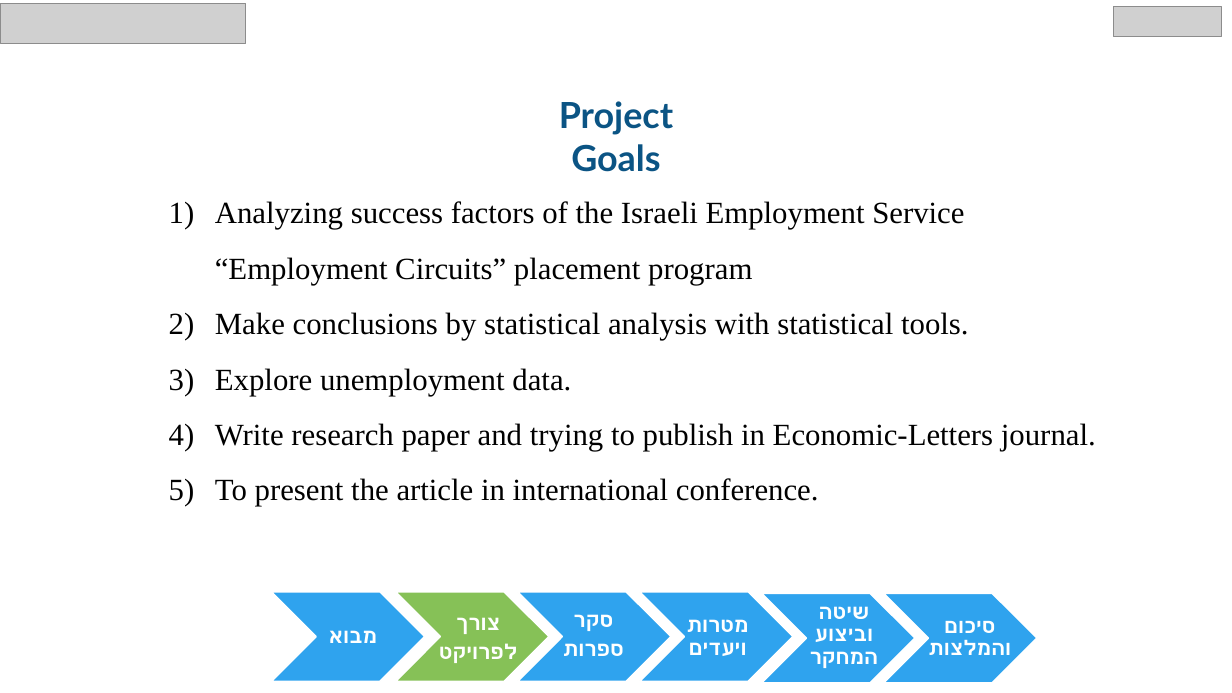
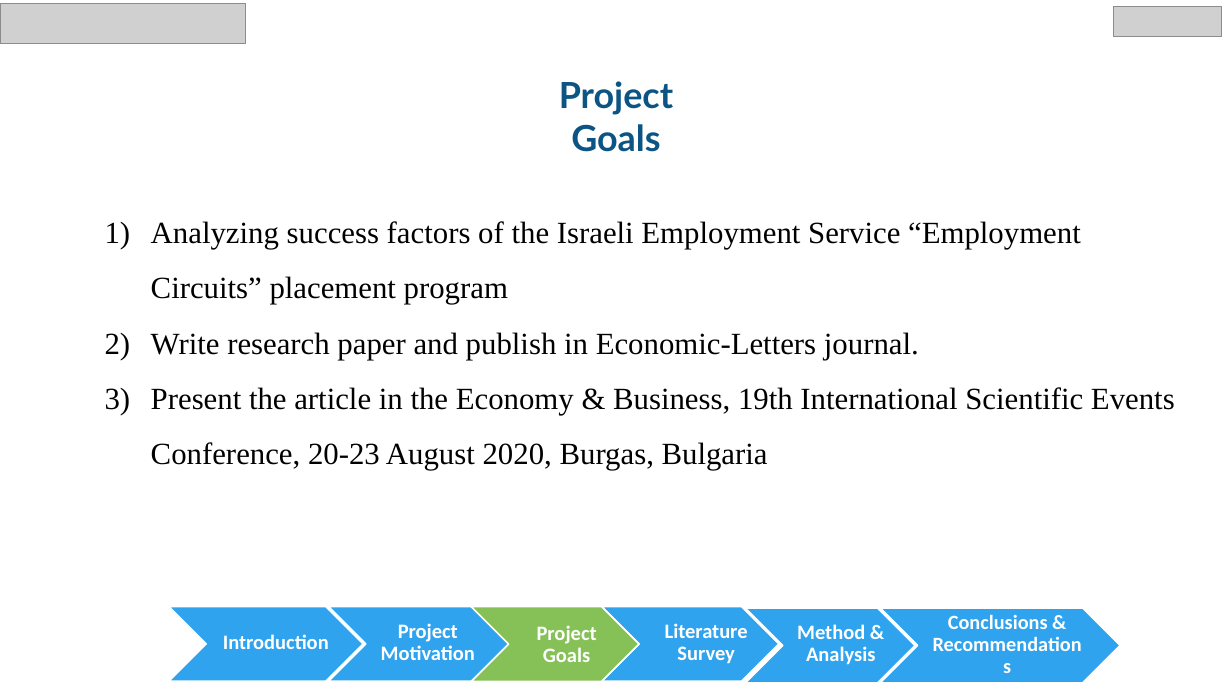
Before and after one commit to chen890/Final-Research-Project---IES, a slide deck: slide 4 of English Final Project.pptx. Drawn at 1232x693 pixels with LibreOffice and Linux fonts; fonts in the diff are those of the drawing; grey boxes stand for pictures; background and template pictures are left out. Boxes give left, top, right and bottom in pixels: in the first picture for what was removed or moved away, otherwise in the second. Text is boxed around its words. In the diff, an @@ line names an element or a change of style, - is before the commit and + after.

```diff
--- a/English Final Project.pptx
+++ b/English Final Project.pptx
@@ text "Project Goals": place and size @@
-text "Project Goals" at box(559, 101, 673, 172)
+text "Project Goals" at box(559, 81, 673, 152)
@@ text "Analyzing success factors of the ...": place and size @@
-text "Analyzing success factors of the ..." at box(215, 201, 1096, 507)
+text "Analyzing success factors of the ..." at box(151, 221, 1175, 471)
@@ text at box(151, 332, 1175, 471): text changed @@
-2) Make conclusions by statistical analysis with statistical tools.
-3) Explore unemployment data.
-4) Write research paper and trying to publish in Economic-Letters journal.
-5) To present the article in international conference.
+2) Write research paper and publish in Economic-Letters journal.
+3) Present the article in the Economy & Business, 19th International Scientific Events Conference, 20-23 August 2020, Burgas, Bulgaria
@@ chevron removed at box(518, 592, 671, 681) @@
@@ chevron added at box(169, 606, 363, 681), fill #2FA3EE, outline #FFFFFF 1.25 pt @@
@@ chevron: place and size @@
-chevron at box(272, 592, 425, 681)
+chevron at box(328, 606, 508, 681)
@@ text added at box(381, 623, 475, 660), 16 pt, text #FFFFFF, bold @@
+Project Motivation
@@ text removed at box(439, 617, 518, 663) @@
-צורך
-לפרויקט
@@ chevron: place and size @@
-chevron at box(396, 592, 549, 681)
+chevron at box(471, 607, 640, 682)
@@ text added at box(537, 625, 597, 662), 16 pt, text #FFFFFF, bold @@
+Project Goals
@@ text removed at box(563, 614, 624, 656) @@
-סקר
-ספרות
@@ chevron: place and size @@
-chevron at box(640, 592, 793, 681)
+chevron at box(602, 606, 779, 681)
@@ text added at box(665, 623, 748, 664), 16 pt, text #FFFFFF, bold @@
+Literature Survey
@@ text removed at box(687, 619, 749, 656) @@
-מטרות ויעדים
@@ chevron: place and size @@
-chevron at box(762, 593, 915, 683)
+chevron at box(746, 608, 916, 683)
@@ text added at box(797, 624, 875, 665), 16 pt, text #FFFFFF, bold @@
+Method & Analysis
@@ text removed at box(810, 606, 878, 668) @@
-שיטה וביצוע המחקר
@@ chevron: place and size @@
-chevron at box(884, 593, 1037, 683)
+chevron at box(881, 608, 1121, 683)
@@ text removed at box(928, 621, 1011, 655) @@
-סיכום והמלצות
@@ text added at box(948, 614, 1048, 629), 15.8 pt, text #FFFFFF, bold @@
+Conclusions & Recommendations
@@ text added at box(223, 634, 329, 649), 16 pt, text #FFFFFF, bold @@
+Introduction
@@ text removed at box(329, 630, 377, 643) @@
-מבוא
```
Also in this commit, not shown: 31 other slides changed, 1 slide added, 2 slides removed, 1 other file.
